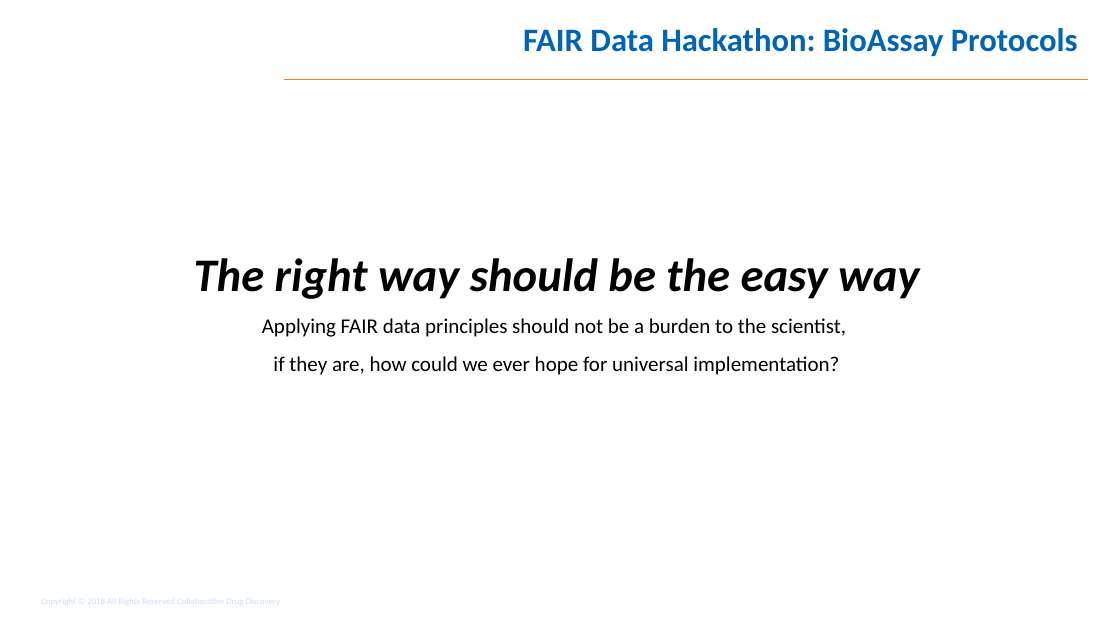
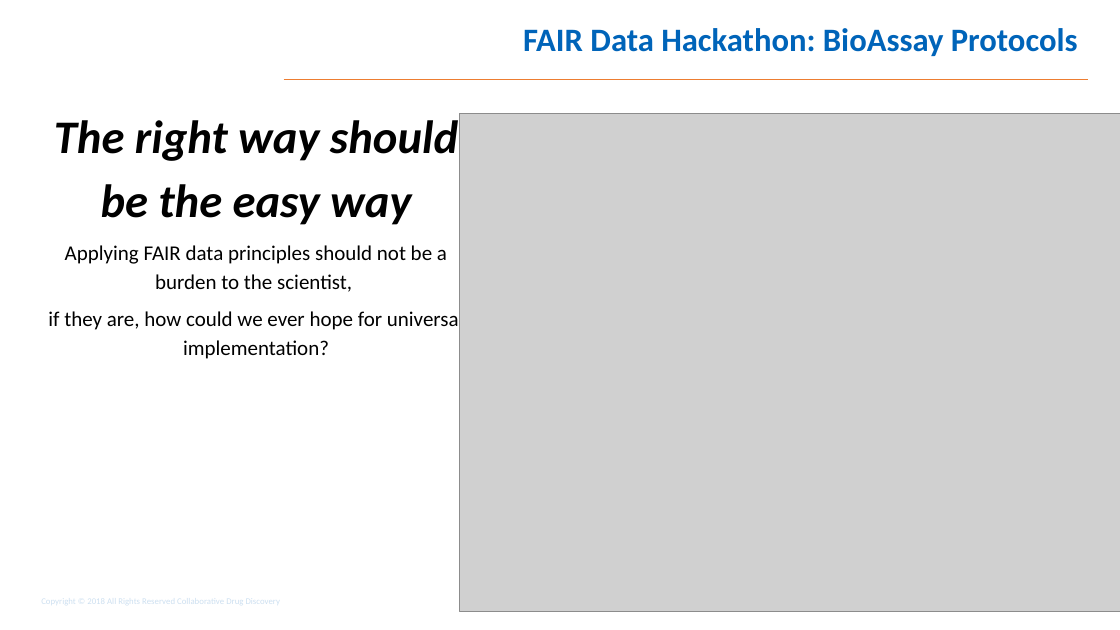
Before and after one commit to NCBI-Hackathons/BioAssay-Express-Applying-FAIR-Principles-to-Bioassay-Protocols, a slide deck: slide 2 of BAEHackathon2019.pptx. Drawn at 1120x630 pixels with LibreOffice and Linux fonts; fonts in the diff are those of the drawing; grey boxes stand for pictures; background and template pictures are left out. Boxes give left, top, right and bottom in pixels: in the first picture for what was removed or moved away, otherwise in the second. Text is boxed around its words. In the diff, an @@ line names an element or a change of style, - is before the commit and + after.

Commit message:
Modified

```diff
--- a/BAEHackathon2019.pptx
+++ b/BAEHackathon2019.pptx
@@ text "The right way should be ..." rewrapped from box(194, 258, 919, 375) to box(48, 120, 464, 359) @@
@@ picture added at box(460, 113, 1120, 612) @@
```
